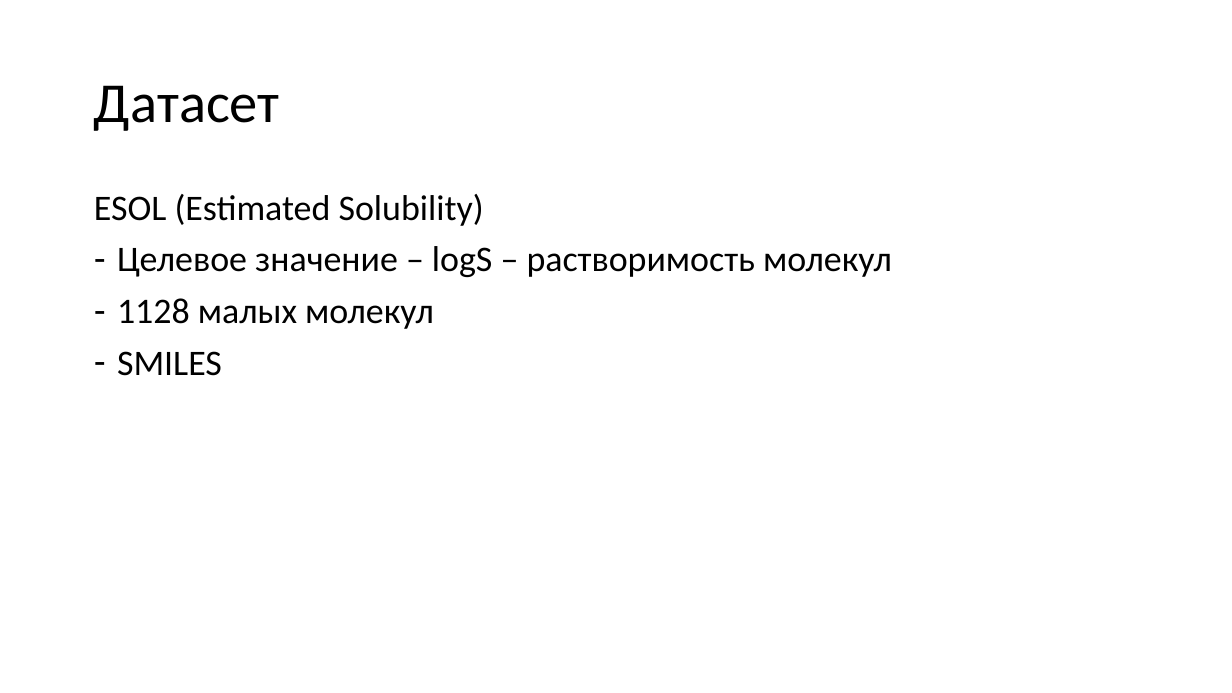
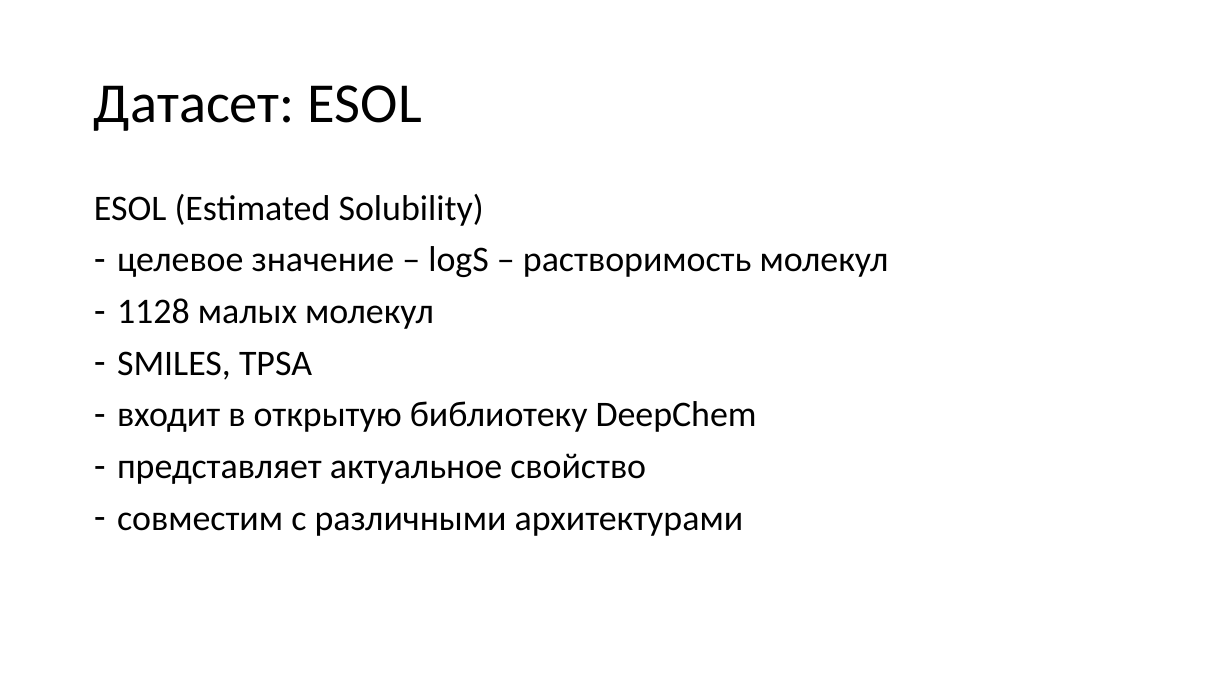
Before and after one commit to Levaaaaaa/BSU, a slide deck: slide 8 of sem_6/course_paper/course_paper/Snezhko_course_paper.pptx (slide 9 before the commit). Drawn at 1232x693 pixels with LibreOffice and Linux fonts; fonts in the diff are those of the drawing. Boxes give left, top, right and bottom in pixels: in the first picture for what was removed or moved away, otherwise in the second. Text is boxed around its words. In the diff, an @@ line names an element or a change of style, - is before the commit and + after.

Commit message:
course paper 2025: update presentation and text

```diff
--- a/sem_6/course_paper/course_paper/Snezhko_course_paper.pptx
+++ b/sem_6/course_paper/course_paper/Snezhko_course_paper.pptx
@@ title at (94,85,422,131): text changed @@
-Датасет
+Датасет: ESOL
@@ text at (117,246,889,277): text changed @@
-– Целевое значение – logS – растворимость молекул
+– целевое значение – logS – растворимость молекул
@@ text at (117,351,757,536): text changed @@
-– SMILES
+– SMILES, TPSA
+– входит в открытую библиотеку DeepChem
+– представляет актуальное свойство
+– совместим с различными архитектурами
```
Also in this commit, not shown: 7 other slides changed, 2 slides added, 1 slide removed, 4 other files.
